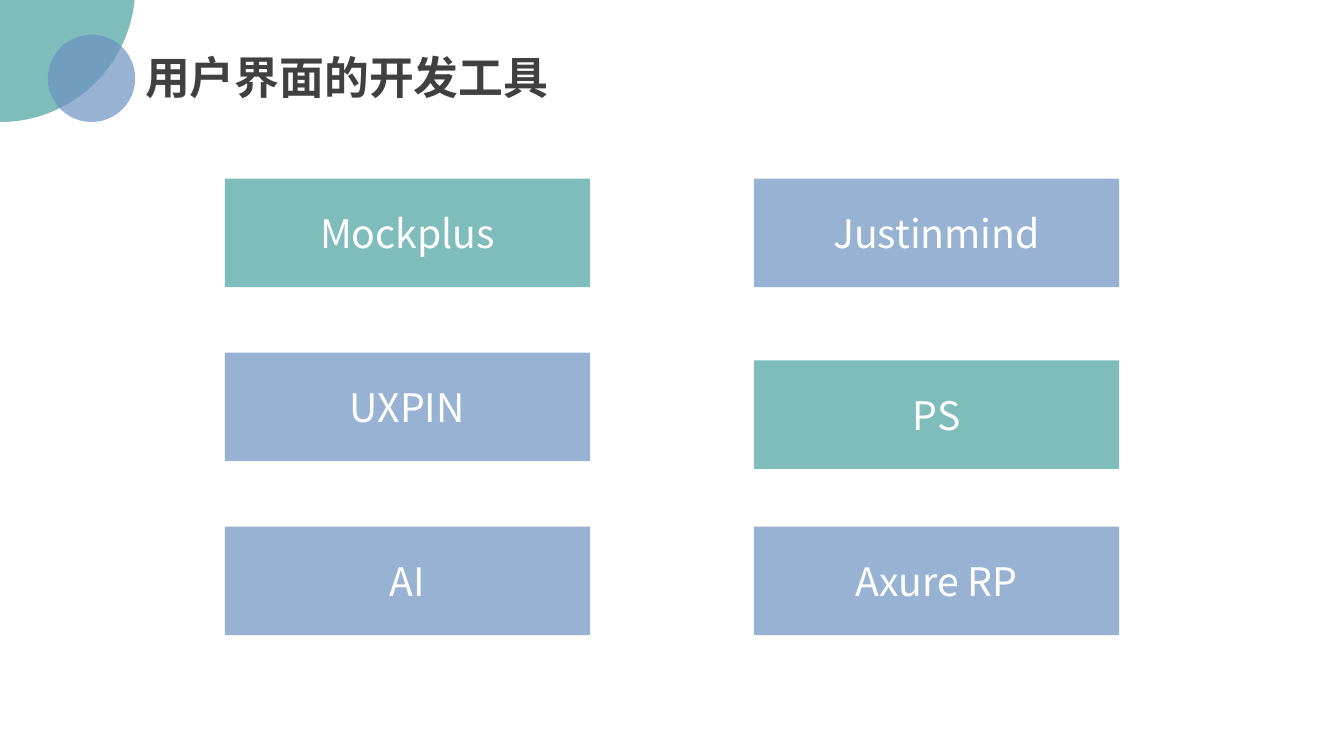
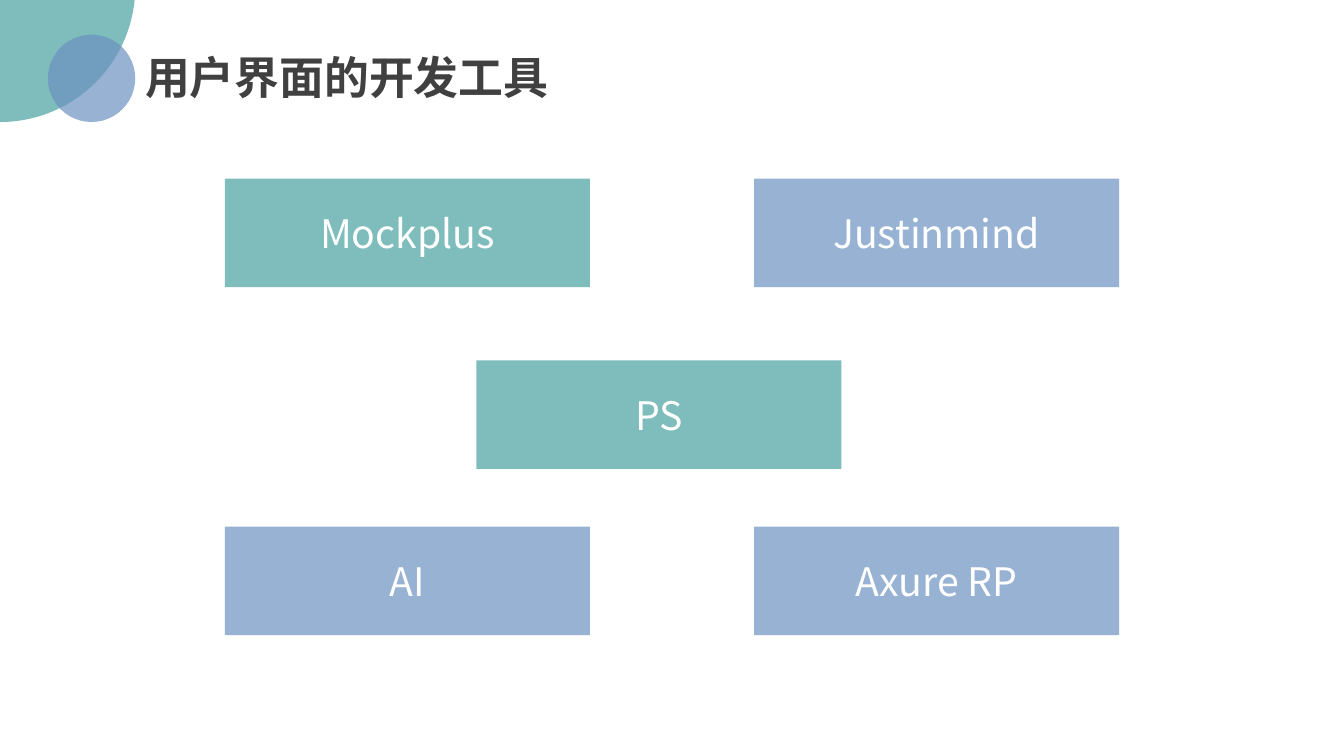
Before and after one commit to PRD2018/PRD2018-G15, a slide deck: slide 23 of 受控文档/02-其他任务/[PRD-15]UML基础二.pptx. Drawn at 1344x756 pixels with LibreOffice and Linux fonts; fonts in the diff are those of the drawing; background and template pictures are left out. Boxes give left, top, right and bottom in pixels: in the first picture for what was removed or moved away, otherwise in the second. Text is boxed around its words. In the diff, an @@ line names an element or a change of style, - is before the commit and + after.

```diff
--- a/受控文档/02-其他任务/[PRD-15]UML基础二.pptx
+++ b/受控文档/02-其他任务/[PRD-15]UML基础二.pptx
@@ rectangle removed at (x1=225, y1=353, x2=590, y2=462) @@
-UXPIN
@@ rectangle "PS" moved from (x1=754, y1=360, x2=1119, y2=469) to (x1=477, y1=360, x2=842, y2=469) @@
```
Also in this commit, not shown: 4 other slides changed, 3 slides removed.
